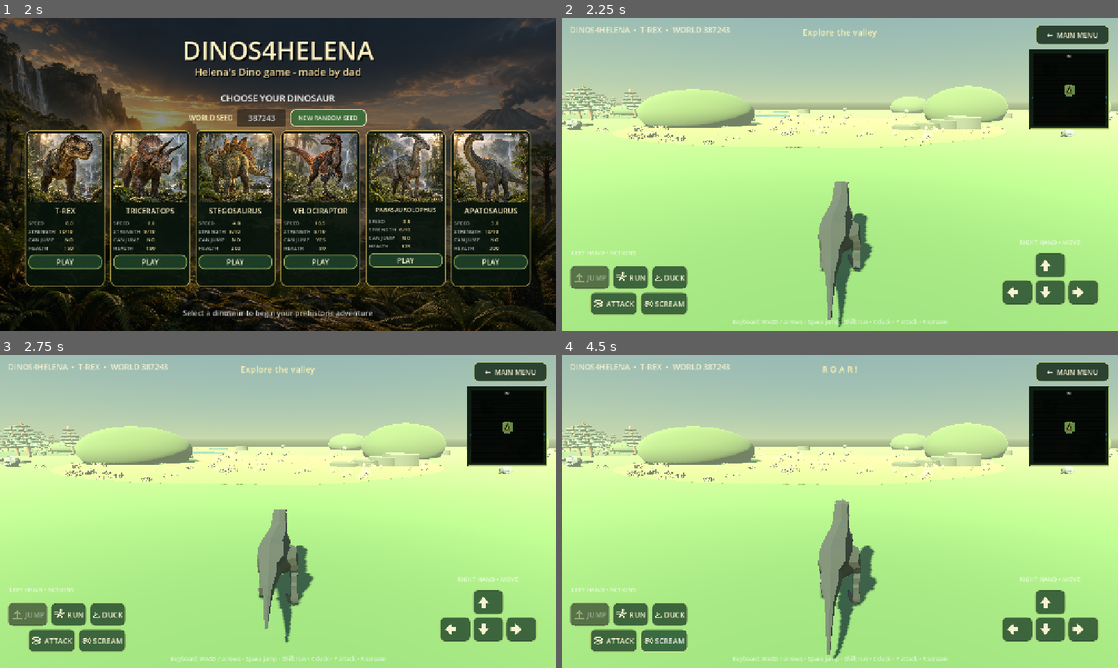
Above: before the commit, frames 1-4 (two rows, left to right).
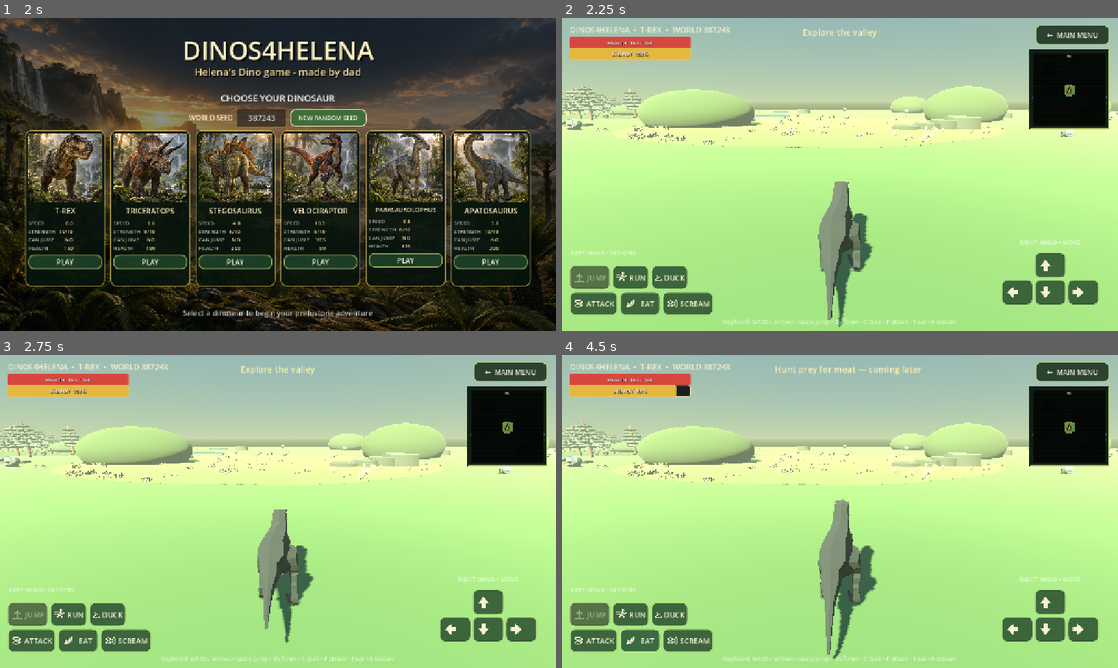
Above: after the commit, the same moments.

Repository: Studio-Level-6128/Dinos4Helena
Game: Godot game, scene res://scenes/main.tscn
Two runs of this game, one before a commit and one after it. Both use one fixed random seed, a clock stepped at 60 frames per second and the inputs below.
Inputs (mouse positions are in pixels of both pictures, inside the frame that each line leads up to):
- Up to frame 1 (2 s): click "NEW RANDOM SEED" at 0.5 s; click "NEW RANDOM SEED" at 1.25 s
- Up to frame 2 (2.25 s): click (628, 168) at 2.02 s
- Up to frame 3 (2.75 s): no input
- Up to frame 4 (4.5 s): click "ATTACK" at 2.75 s; click "SCREAM" at 3.5 s; click (639, 639) at 4.25 s, where only the run after the commit has a clickable "EAT"

Frame 1 is identical in both runs. In frame 2, 2.9% of the frame differs, in the area x 1-71%, y 6-99%; in frame 3, 2.9%; in frame 4, 3.2%, in the area x 1-71%, y 3-99%.

Commit message:
added health and eating

Diff:
--- /dev/null
+++ b/assets/ui/icons/eat.svg
@@ -0,0 +1 @@
+<svg xmlns="http://www.w3.org/2000/svg" viewBox="0 0 64 64"><g fill="none" stroke="#f7f2d0" stroke-width="4.5" stroke-linecap="round" stroke-linejoin="round"><path d="M15 48c8-2 14-7 18-15 4-9 10-14 19-17-1 12-6 21-15 26-7 4-14 6-22 6Z"/><path d="M16 47c8-9 17-16 27-22"/><path d="M24 39c-1-5-1-9 1-13m8 6c4 0 8 1 11 3"/></g></svg>
--- a/config/dinosaurs.cfg
+++ b/config/dinosaurs.cfg
@@ -1,8 +1,22 @@
 ; Central gameplay and presentation tuning for every playable dinosaur.
 ; Speed values are world units per second. Strength is rated from 1 to 10.
 
+[energy]
+max_energy=100.0
+walk_cost_per_second=0.18
+run_cost_per_second=0.70
+duck_cost_per_second=0.10
+jump_cost=5.0
+attack_cost=9.0
+scream_cost=3.0
+starvation_damage_per_second=2.5
+plant_energy_per_second=7.0
+meat_energy_per_second=22.0
+food_reach=4.5
+
 [trex]
 display_name="T-Rex"
+diet="carnivore"
 model_path="res://assets/models/trex/Trex.fbx"
 model_scale=0.20
 walk_speed=4.0
@@ -20,6 +34,7 @@
 
 [triceratops]
 display_name="Triceratops"
+diet="herbivore"
 model_path="res://assets/models/dinosaurs/Triceratops.fbx"
 model_scale=0.20
 walk_speed=3.5
@@ -37,6 +52,7 @@
 
 [stegosaurus]
 display_name="Stegosaurus"
+diet="herbivore"
 model_path="res://assets/models/dinosaurs/Stegosaurus.fbx"
 model_scale=0.20
 walk_speed=3.0
@@ -54,6 +70,7 @@
 
 [velociraptor]
 display_name="Velociraptor"
+diet="carnivore"
 model_path="res://assets/models/dinosaurs/Velociraptor.fbx"
 model_scale=0.22
 walk_speed=5.2
@@ -71,6 +88,7 @@
 
 [parasaurolophus]
 display_name="Parasaurolophus"
+diet="herbivore"
 model_path="res://assets/models/dinosaurs/Parasaurolophus.fbx"
 model_scale=0.20
 walk_speed=4.5
@@ -88,6 +106,7 @@
 
 [apatosaurus]
 display_name="Apatosaurus"
+diet="herbivore"
 model_path="res://assets/models/dinosaurs/Apatosaurus.fbx"
 model_scale=0.38
 walk_speed=2.5
--- a/scripts/main.gd
+++ b/scripts/main.gd
@@ -24,6 +24,10 @@
 var world_root: Node3D
 var game_hud: CanvasLayer
 var menu_layer: CanvasLayer
+var health_bar: ProgressBar
+var energy_bar: ProgressBar
+var health_label: Label
+var energy_label: Label
 var selected_dino_name := "T-Rex"
 var selected_dino_id := "trex"
 var dinosaur_config := ConfigFile.new()
@@ -73,6 +77,10 @@
 		world_root.queue_free()
 	player = null
 	status_label = null
+	health_bar = null
+	energy_bar = null
+	health_label = null
+	energy_label = null
 	menu_layer.show()
 
 
@@ -647,6 +655,10 @@
 	player.position = Vector3(0.0, 0.1, 5.0)
 	world_root.add_child(player)
 	player.screamed.connect(_on_dino_screamed)
+	player.health_changed.connect(_on_health_changed)
+	player.energy_changed.connect(_on_energy_changed)
+	player.died.connect(_on_player_died)
+	player.status_requested.connect(_show_status_message)
 
 
 func _build_hud() -> void:
@@ -664,6 +676,7 @@
 	title.add_theme_font_size_override("font_size", 18)
 	title.add_theme_color_override("font_color", Color("f4f0cf"))
 	root.add_child(title)
+	_build_vital_bars(root)
 
 	status_label = Label.new()
 	status_label.text = "Explore the valley"
@@ -686,8 +699,9 @@
 		jump_button.tooltip_text = selected_dino_name + " cannot jump"
 	_add_action_button(left_panel, "RUN", "run", Vector2(98, 58), Vector2(84, 54))
 	_add_action_button(left_panel, "DUCK", "duck", Vector2(188, 58), Vector2(84, 54))
-	_add_action_button(left_panel, "ATTACK", "attack", Vector2(46, 118), Vector2(110, 54))
-	_add_action_button(left_panel, "SCREAM", "scream", Vector2(162, 118), Vector2(110, 54))
+	_add_action_button(left_panel, "ATTACK", "attack", Vector2(0, 118), Vector2(110, 54))
+	_add_action_button(left_panel, "EAT", "eat", Vector2(116, 118), Vector2(92, 54))
+	_add_action_button(left_panel, "SCREAM", "scream", Vector2(214, 118), Vector2(116, 54))
 
 	var action_hint := Label.new()
 	action_hint.text = "LEFT HAND • ACTIONS"
@@ -714,7 +728,7 @@
 	right_panel.add_child(move_hint)
 
 	var keyboard_hint := Label.new()
-	keyboard_hint.text = "Keyboard: WASD / arrows • Space jump • Shift run • C duck • F attack • R scream"
+	keyboard_hint.text = "Keyboard: WASD / arrows • Space jump • Shift run • C duck • F attack • E eat • R scream"
 	keyboard_hint.set_anchors_preset(Control.PRESET_CENTER_BOTTOM)
 	keyboard_hint.position = Vector2(-350, -30)
 	keyboard_hint.size = Vector2(700, 24)
@@ -755,6 +769,48 @@
 		"rocks": generated_rocks,
 		"logs": generated_logs
 	})
+	_on_health_changed(player.health, player.max_health)
+	_on_energy_changed(player.energy, player.max_energy)
+
+
+func _build_vital_bars(parent: Control) -> void:
+	health_bar = _create_vital_bar(parent, "HealthBar", Vector2(18, 43), Color("d7473f"))
+	energy_bar = _create_vital_bar(parent, "EnergyBar", Vector2(18, 69), Color("e4b83f"))
+	health_label = health_bar.get_node("Label") as Label
+	energy_label = energy_bar.get_node("Label") as Label
+
+
+func _create_vital_bar(parent: Control, bar_name: String, bar_position: Vector2, fill_color: Color) -> ProgressBar:
+	var bar := ProgressBar.new()
+	bar.name = bar_name
+	bar.position = bar_position
+	bar.size = Vector2(278, 20)
+	bar.show_percentage = false
+	bar.mouse_filter = Control.MOUSE_FILTER_IGNORE
+	var background := StyleBoxFlat.new()
+	background.bg_color = Color(0.025, 0.04, 0.03, 0.88)
+	background.border_color = Color(0.88, 0.85, 0.68, 0.68)
+	background.set_border_width_all(1)
+	background.set_corner_radius_all(5)
+	var fill := StyleBoxFlat.new()
+	fill.bg_color = fill_color
+	fill.set_corner_radius_all(4)
+	bar.add_theme_stylebox_override("background", background)
+	bar.add_theme_stylebox_override("fill", fill)
+	parent.add_child(bar)
+	var label := Label.new()
+	label.name = "Label"
+	label.set_anchors_and_offsets_preset(Control.PRESET_FULL_RECT)
+	label.horizontal_alignment = HORIZONTAL_ALIGNMENT_CENTER
+	label.vertical_alignment = VERTICAL_ALIGNMENT_CENTER
+	label.mouse_filter = Control.MOUSE_FILTER_IGNORE
+	label.add_theme_font_size_override("font_size", 12)
+	label.add_theme_color_override("font_color", Color.WHITE)
+	label.add_theme_color_override("font_shadow_color", Color(0, 0, 0, 0.9))
+	label.add_theme_constant_override("shadow_offset_x", 1)
+	label.add_theme_constant_override("shadow_offset_y", 1)
+	bar.add_child(label)
+	return bar
 
 
 func _add_action_button(parent: Control, caption: String, action: StringName, button_position: Vector2, button_size: Vector2) -> Button:
@@ -782,7 +838,7 @@
 func _icon_path(action: StringName) -> String:
 	var names := {
 		"move_forward": "up", "move_back": "down", "move_left": "left", "move_right": "right",
-		"jump": "jump", "run": "run", "duck": "duck", "attack": "attack", "scream": "scream"
+		"jump": "jump", "run": "run", "duck": "duck", "attack": "attack", "eat": "eat", "scream": "scream"
 	}
 	return "res://assets/ui/icons/%s.svg" % names.get(action, "up")
 
@@ -1042,6 +1098,8 @@
 	plant.position = vegetation["position"]
 	plant.rotation.y = vegetation["rotation"]
 	plant.scale = Vector3.ONE * float(vegetation["scale"])
+	plant.add_to_group("edible_plant")
+	plant.set_meta("energy_remaining", 18.0)
 	world_root.add_child(plant)
 
 
@@ -1102,6 +1160,7 @@
 	_add_key_action("run", [KEY_SHIFT])
 	_add_key_action("duck", [KEY_C, KEY_CTRL])
 	_add_key_action("attack", [KEY_F])
+	_add_key_action("eat", [KEY_E])
 	_add_key_action("scream", [KEY_R])
 
 
@@ -1116,7 +1175,66 @@
 
 
 func _on_dino_screamed() -> void:
-	status_label.text = "R O A R !"
+	_show_status_message("R O A R !")
+
+
+func _show_status_message(message: String) -> void:
+	if not is_instance_valid(status_label):
+		return
+	status_label.text = message
 	var tween := create_tween()
 	tween.tween_interval(1.0)
-	tween.tween_callback(func() -> void: status_label.text = "Explore the valley")
+	tween.tween_callback(func() -> void:
+		if is_instance_valid(status_label) and status_label.text == message:
+			status_label.text = "Explore the valley"
+	)
+
+
+func _on_health_changed(current_health: int, maximum_health: int) -> void:
+	if not is_instance_valid(health_bar):
+		return
+	health_bar.max_value = maximum_health
+	health_bar.value = current_health
+	health_label.text = "HEALTH  %d / %d" % [current_health, maximum_health]
+
+
+func _on_energy_changed(current_energy: float, maximum_energy: float) -> void:
+	if not is_instance_valid(energy_bar):
+		return
+	energy_bar.max_value = maximum_energy
+	energy_bar.value = current_energy
+	energy_label.text = "ENERGY  %d%%" % int(round(current_energy / maximum_energy * 100.0))
+
+
+func _on_player_died() -> void:
+	_show_status_message("Your dinosaur has fallen")
+	var overlay := ColorRect.new()
+	overlay.name = "GameOver"
+	overlay.set_anchors_and_offsets_preset(Control.PRESET_FULL_RECT)
+	overlay.color = Color(0.02, 0.01, 0.005, 0.78)
+	game_hud.add_child(overlay)
+	var panel := VBoxContainer.new()
+	panel.set_anchors_preset(Control.PRESET_CENTER)
+	panel.position = Vector2(-210, -100)
+	panel.size = Vector2(420, 200)
+	panel.alignment = BoxContainer.ALIGNMENT_CENTER
+	panel.add_theme_constant_override("separation", 20)
+	overlay.add_child(panel)
+	var heading := Label.new()
+	heading.text = "GAME OVER"
+	heading.horizontal_alignment = HORIZONTAL_ALIGNMENT_CENTER
+	heading.add_theme_font_size_override("font_size", 52)
+	heading.add_theme_color_override("font_color", Color("ef6655"))
+	panel.add_child(heading)
+	var detail := Label.new()
+	detail.text = "%s ran out of health" % selected_dino_name
+	detail.horizontal_alignment = HORIZONTAL_ALIGNMENT_CENTER
+	detail.add_theme_font_size_override("font_size", 20)
+	detail.add_theme_color_override("font_color", Color("fff2c2"))
+	panel.add_child(detail)
+	var return_button := Button.new()
+	return_button.text = "RETURN TO DINOSAUR SELECTION"
+	return_button.custom_minimum_size = Vector2(340, 52)
+	return_button.add_theme_font_size_override("font_size", 18)
+	return_button.pressed.connect(_return_to_main_menu)
+	panel.add_child(return_button)
--- a/scripts/player_dino.gd
+++ b/scripts/player_dino.gd
@@ -2,6 +2,9 @@
 
 signal screamed
 signal health_changed(current_health: int, maximum_health: int)
+signal energy_changed(current_energy: float, maximum_energy: float)
+signal died
+signal status_requested(message: String)
 
 var dino_id := "trex"
 var dino_config := ConfigFile.new()
@@ -15,6 +18,24 @@
 var jump_velocity := 7.0
 var max_health := 100
 var health := 100
+var diet := "herbivore"
+var max_energy := 100.0
+var energy := 100.0
+var walk_energy_cost := 0.18
+var run_energy_cost := 0.70
+var duck_energy_cost := 0.10
+var jump_energy_cost := 5.0
+var attack_energy_cost := 9.0
+var scream_energy_cost := 3.0
+var starvation_damage_per_second := 2.5
+var plant_energy_per_second := 7.0
+var meat_energy_per_second := 22.0
+var food_reach := 4.5
+var starvation_damage_accumulator := 0.0
+var eating_target: Node3D
+var eating_active := false
+var eating_pose_time := 0.0
+var dead := false
 var gravity: float = ProjectSettings.get_setting("physics/3d/default_gravity")
 var model_root: Node3D
 var animation_player: AnimationPlayer
@@ -29,6 +50,7 @@
 var footstep_time := 0.0
 var jump_was_pressed := false
 var duck_was_pressed := false
+var eat_was_pressed := false
 
 
 func _ready() -> void:
@@ -44,6 +66,19 @@
 	jump_velocity = dino_config.get_value(dino_id, "jump_velocity", 7.0)
 	max_health = dino_config.get_value(dino_id, "max_health", 100)
 	health = max_health
+	diet = dino_config.get_value(dino_id, "diet", "herbivore")
+	max_energy = dino_config.get_value("energy", "max_energy", 100.0)
+	energy = max_energy
+	walk_energy_cost = dino_config.get_value("energy", "walk_cost_per_second", 0.18)
+	run_energy_cost = dino_config.get_value("energy", "run_cost_per_second", 0.70)
+	duck_energy_cost = dino_config.get_value("energy", "duck_cost_per_second", 0.10)
+	jump_energy_cost = dino_config.get_value("energy", "jump_cost", 5.0)
+	attack_energy_cost = dino_config.get_value("energy", "attack_cost", 9.0)
+	scream_energy_cost = dino_config.get_value("energy", "scream_cost", 3.0)
+	starvation_damage_per_second = dino_config.get_value("energy", "starvation_damage_per_second", 2.5)
+	plant_energy_per_second = dino_config.get_value("energy", "plant_energy_per_second", 7.0)
+	meat_energy_per_second = dino_config.get_value("energy", "meat_energy_per_second", 22.0)
+	food_reach = dino_config.get_value("energy", "food_reach", 4.5)
 	_build_collision()
 	_build_model()
 	_build_follow_camera()
@@ -51,6 +86,9 @@
 
 
 func _physics_process(delta: float) -> void:
+	if dead:
+		velocity = Vector3.ZERO
+		return
 	attack_time = maxf(attack_time - delta, 0.0)
 	scream_time = maxf(scream_time - delta, 0.0)
 	footstep_time = maxf(footstep_time - delta, 0.0)
@@ -61,6 +99,7 @@
 	var wants_jump := _action_pressed("jump")
 	if wants_jump and not jump_was_pressed and can_jump and is_on_floor() and attack_time <= 0.0:
 		velocity.y = jump_velocity
+		_spend_energy(jump_energy_cost)
 		_play_action_sound("jump")
 	jump_was_pressed = wants_jump
 
@@ -83,6 +122,14 @@
 	duck_was_pressed = ducking
 	var running := _action_pressed("run") and not ducking
 	var speed := duck_speed if ducking else (run_speed if running else walk_speed)
+	var wants_eat := _action_pressed("eat")
+	_update_eating(delta, wants_eat)
+	eat_was_pressed = wants_eat
+	if eating_active:
+		throttle = 0.0
+		eating_pose_time += delta
+	else:
+		eating_pose_time = 0.0
 
 	if attack_time <= 0.0 and scream_time <= 0.0:
 		rotation.y += steering * turn_speed * delta
@@ -96,13 +143,21 @@
 		velocity.x = move_toward(velocity.x, 0.0, speed * 14.0 * delta)
 		velocity.z = move_toward(velocity.z, 0.0, speed * 14.0 * delta)
 
-	var target_y_scale := model_scale * (0.68 if ducking else 1.0)
+	var target_y_scale := model_scale * (0.68 if ducking else (0.88 if eating_active else 1.0))
 	model_root.scale.y = lerpf(model_root.scale.y, target_y_scale, 10.0 * delta)
-	var roar_tilt := deg_to_rad(-10.0 + sin(scream_time * 20.0) * 2.0) if scream_time > 0.0 else 0.0
-	model_root.rotation.x = lerpf(model_root.rotation.x, roar_tilt, 9.0 * delta)
-	model_root.position.y = lerpf(model_root.position.y, 0.18 if scream_time > 0.0 else 0.0, 8.0 * delta)
+	var pose_tilt := 0.0
+	var pose_height := 0.0
+	if scream_time > 0.0:
+		pose_tilt = deg_to_rad(-10.0 + sin(scream_time * 20.0) * 2.0)
+		pose_height = 0.18
+	elif eating_active:
+		pose_tilt = deg_to_rad(-18.0 + sin(eating_pose_time * 8.0) * 3.5)
+		pose_height = -0.08 + sin(eating_pose_time * 8.0) * 0.025
+	model_root.rotation.x = lerpf(model_root.rotation.x, pose_tilt, 9.0 * delta)
+	model_root.position.y = lerpf(model_root.position.y, pose_height, 8.0 * delta)
 	move_and_slide()
 	var moving := not is_zero_approx(throttle) and attack_time <= 0.0 and scream_time <= 0.0
+	_update_energy(delta, moving, running, ducking)
 	_update_footsteps(moving and is_on_floor(), running, ducking)
 	_update_animation(moving, running, ducking)
 
@@ -141,6 +196,9 @@
 			var animation_name := _find_animation(key)
 			if animation_name != "":
 				animation_player.get_animation(animation_name).loop_mode = Animation.LOOP_LINEAR
+		var death_animation := _find_animation("death")
+		if death_animation != "":
+			animation_player.get_animation(death_animation).loop_mode = Animation.LOOP_NONE
 		_play_animation("idle", true)
 
 
@@ -212,6 +270,7 @@
 
 func _start_attack() -> void:
 	attack_time = 0.85
+	_spend_energy(attack_energy_cost)
 	_play_animation("attack", true)
 	_play_action_sound("attack")
 
@@ -219,29 +278,131 @@
 func _update_animation(moving: bool, running: bool, ducking: bool) -> void:
 	if animation_player == null or attack_time > 0.0 or scream_time > 0.0:
 		return
-	if not is_on_floor():
+	if eating_active:
+		_play_animation("idle")
+	elif not is_on_floor():
 		_play_animation("jump")
 	elif moving:
 		_play_animation("walk" if ducking else ("run" if running else "walk"))
 	else:
 		_play_animation("idle")
-	animation_player.speed_scale = 0.65 if ducking else (0.75 if scream_time > 0.0 else 1.0)
+	animation_player.speed_scale = 0.58 if eating_active else (0.65 if ducking else (0.75 if scream_time > 0.0 else 1.0))
 
 
 func _start_scream() -> void:
 	scream_time = 1.2
+	_spend_energy(scream_energy_cost)
 	_play_animation("idle", true)
 	_play_action_sound("scream")
 	_spawn_roar_wave()
 	screamed.emit()
 
 
-func take_damage(amount: int) -> void:
-	if amount <= 0 or health <= 0:
+func take_damage(amount: int, play_hurt_sound := true) -> void:
+	if amount <= 0 or health <= 0 or dead:
 		return
 	health = maxi(health - amount, 0)
-	_play_action_sound("hurt")
+	if play_hurt_sound:
+		_play_action_sound("hurt")
 	health_changed.emit(health, max_health)
+	if health <= 0:
+		_die()
+
+
+func _update_energy(delta: float, moving: bool, running: bool, ducking: bool) -> void:
+	if moving:
+		_spend_energy((run_energy_cost if running else walk_energy_cost) * delta)
+	if ducking:
+		_spend_energy(duck_energy_cost * delta)
+	if energy <= 0.0:
+		starvation_damage_accumulator += starvation_damage_per_second * delta
+		var damage := int(floor(starvation_damage_accumulator))
+		if damage > 0:
+			starvation_damage_accumulator -= float(damage)
+			take_damage(damage, false)
+	else:
+		starvation_damage_accumulator = 0.0
+
+
+func _spend_energy(amount: float) -> void:
+	if amount <= 0.0 or dead:
+		return
+	var previous := energy
+	energy = maxf(energy - amount, 0.0)
+	if not is_equal_approx(previous, energy):
+		energy_changed.emit(energy, max_energy)
+
+
+func restore_energy(amount: float) -> void:
+	if amount <= 0.0 or dead:
+		return
+	var previous := energy
+	energy = minf(energy + amount, max_energy)
+	if not is_equal_approx(previous, energy):
+		energy_changed.emit(energy, max_energy)
+
+
+func _update_eating(delta: float, wants_eat: bool) -> void:
+	eating_active = false
+	if not wants_eat:
+		eating_target = null
+		return
+	if energy >= max_energy:
+		if not eat_was_pressed:
+			status_requested.emit("Energy is already full")
+		return
+	var food_group := "edible_plant" if diet == "herbivore" else "edible_meat"
+	if not is_instance_valid(eating_target) or not eating_target.is_in_group(food_group) or global_position.distance_to(eating_target.global_position) > food_reach:
+		eating_target = _nearest_food(food_group)
+	if not is_instance_valid(eating_target):
+		if not eat_was_pressed:
+			status_requested.emit("Find a nearby plant to graze" if diet == "herbivore" else "Hunt prey for meat — coming later")
+		return
+	eating_active = true
+	var rate := plant_energy_per_second if diet == "herbivore" else meat_energy_per_second
+	restore_energy(rate * delta)
+	var food_remaining: float = eating_target.get_meta("energy_remaining", 18.0)
+	food_remaining -= rate * delta
+	eating_target.set_meta("energy_remaining", food_remaining)
+	if not eat_was_pressed:
+		status_requested.emit("Grazing..." if diet == "herbivore" else "Eating meat...")
+	if food_remaining <= 0.0:
+		eating_target.queue_free()
+		eating_target = null
+		eating_active = false
+
+
+func _nearest_food(food_group: StringName) -> Node3D:
+	var nearest: Node3D
+	var nearest_distance := food_reach
+	for candidate in get_tree().get_nodes_in_group(food_group):
+		if not candidate is Node3D:
+			continue
+		var candidate_node := candidate as Node3D
+		var candidate_distance := global_position.distance_to(candidate_node.global_position)
+		if candidate_distance <= nearest_distance:
+			nearest = candidate_node
+			nearest_distance = candidate_distance
+	return nearest
+
+
+func _die() -> void:
+	if dead:
+		return
+	dead = true
+	velocity = Vector3.ZERO
+	eating_active = false
+	var death_animation := _find_animation("death")
+	if death_animation != "":
+		current_animation = death_animation
+		animation_player.speed_scale = 0.85
+		animation_player.play(death_animation, 0.12)
+		var visible_duration := minf(animation_player.get_animation(death_animation).length / animation_player.speed_scale, 2.4)
+		get_tree().create_timer(maxf(visible_duration, 1.0)).timeout.connect(died.emit)
+	else:
+		var tween := create_tween()
+		tween.tween_property(model_root, "rotation:z", deg_to_rad(82.0), 0.9).set_trans(Tween.TRANS_QUAD)
+		tween.finished.connect(died.emit)
 
 
 func _spawn_roar_wave() -> void:
--- a/tests/dinosaur_selection_smoke.gd
+++ b/tests/dinosaur_selection_smoke.gd
@@ -24,10 +24,16 @@
 		assert(player.dino_id == dino_id, "Wrong dinosaur selected: " + dino_id)
 		assert(player.animation_player != null, "Missing animations for: " + dino_id)
 		assert(player.animation_player.get_animation_list().size() >= 5, "Incomplete animation set for: " + dino_id)
+		var death_animation: String = player._find_animation("death")
+		assert(death_animation != "", "Missing death animation for: " + dino_id)
+		assert(player.animation_player.get_animation(death_animation).loop_mode == Animation.LOOP_NONE, "Death animation loops for: " + dino_id)
 		assert(player.audio_streams.size() == 7, "Incomplete sound set for: " + dino_id)
 		assert(is_equal_approx(player.run_speed, float(config.get_value(dino_id, "run_speed"))), "Wrong speed for: " + dino_id)
 		assert(player.strength == int(config.get_value(dino_id, "strength")), "Wrong strength for: " + dino_id)
 		assert(player.max_health == int(config.get_value(dino_id, "max_health")), "Wrong health for: " + dino_id)
+		assert(player.health == player.max_health, "Health did not start full for: " + dino_id)
+		assert(is_equal_approx(player.energy, 100.0), "Energy did not start full for: " + dino_id)
+		assert(player.diet == str(config.get_value(dino_id, "diet")), "Wrong diet for: " + dino_id)
 		assert(player.can_jump == bool(config.get_value(dino_id, "can_jump")), "Wrong jump ability for: " + dino_id)
 		if dino_id == "apatosaurus":
 			assert(player.model_scale >= 0.38, "Apatosaurus is not scaled as a giant")
--- /dev/null
+++ b/tests/health_energy_smoke.gd
@@ -0,0 +1,86 @@
+extends SceneTree
+
+
+func _initialize() -> void:
+	_run.call_deferred()
+
+
+func _run() -> void:
+	var scene := load("res://scenes/main.tscn") as PackedScene
+	var world := scene.instantiate()
+	root.add_child(world)
+	await process_frame
+
+	world.seed_input.text = "314159"
+	world._start_game("velociraptor")
+	await physics_frame
+	var carnivore = world.player
+	assert(carnivore.diet == "carnivore", "Velociraptor diet is not configured as carnivore")
+	assert(carnivore.health == carnivore.max_health, "Health did not start at the species maximum")
+	assert(is_equal_approx(carnivore.energy, 100.0), "Energy did not start at 100 percent")
+	assert(world.health_bar != null and world.energy_bar != null, "Health and energy bars were not created")
+	assert(is_equal_approx(world.health_bar.value, float(carnivore.max_health)), "Health bar has the wrong initial value")
+	assert(is_equal_approx(world.energy_bar.value, 100.0), "Energy bar has the wrong initial value")
+
+	var energy_before_running: float = carnivore.energy
+	carnivore.set_mobile_action("move_forward", true)
+	carnivore.set_mobile_action("run", true)
+	for frame in 30:
+		await physics_frame
+	carnivore.set_mobile_action("move_forward", false)
+	carnivore.set_mobile_action("run", false)
+	assert(carnivore.energy < energy_before_running, "Running did not consume energy")
+	var energy_before_attack: float = carnivore.energy
+	carnivore.set_mobile_action("attack", true)
+	carnivore.set_mobile_action("attack", false)
+	assert(carnivore.energy <= energy_before_attack - carnivore.attack_energy_cost, "Attacking did not consume its configured energy cost")
+	carnivore.attack_time = 0.0
+
+	carnivore.energy = 50.0
+	carnivore.set_mobile_action("eat", true)
+	for frame in 10:
+		await physics_frame
+	carnivore.set_mobile_action("eat", false)
+	assert(is_equal_approx(carnivore.energy, 50.0), "Carnivore gained energy without meat")
+
+	carnivore.energy = 0.0
+	carnivore.vocal_audio.stop()
+	var health_before_starvation: int = carnivore.health
+	for frame in 35:
+		await physics_frame
+	assert(carnivore.health < health_before_starvation, "Zero energy did not gradually reduce health")
+	assert(not carnivore.vocal_audio.playing, "Starvation damage incorrectly played the hurt warning sound")
+	carnivore.take_damage(1000)
+	assert(carnivore.dead, "Dinosaur did not die at zero health")
+	assert("death" in carnivore.current_animation.to_lower(), "Native death animation did not start")
+	await carnivore.died
+	await process_frame
+	assert(world.game_hud.get_node_or_null("GameOver") != null, "Game-over overlay was not shown")
+
+	world._return_to_main_menu()
+	await process_frame
+	world.seed_input.text = "314159"
+	world._start_game("triceratops")
+	await physics_frame
+	var herbivore = world.player
+	assert(herbivore.diet == "herbivore", "Triceratops diet is not configured as herbivore")
+	var plants := world.get_tree().get_nodes_in_group("edible_plant")
+	assert(not plants.is_empty(), "No edible plants were generated")
+	var plant := plants[0] as Node3D
+	herbivore.global_position = plant.global_position + Vector3(0.0, 0.1, 1.0)
+	herbivore.energy = 40.0
+	herbivore.set_mobile_action("eat", true)
+	for frame in 20:
+		await physics_frame
+	assert(herbivore.eating_active, "Eating pose did not activate")
+	assert(absf(herbivore.model_root.rotation.x) > 0.05, "Eating did not lower the dinosaur into a grazing pose")
+	for frame in 50:
+		await physics_frame
+	herbivore.set_mobile_action("eat", false)
+	assert(herbivore.energy > 45.0, "Herbivore did not regain energy by grazing")
+	assert(world.energy_bar.value > 45.0, "Energy bar did not update after eating")
+
+	print("Health and energy smoke test passed: drain, starvation, food, HUD, and game over")
+	world.queue_free()
+	await process_frame
+	quit()
Not shown, added: assets/ui/icons/eat.svg.import
Not shown, added: tests/health_energy_smoke.gd.uid
